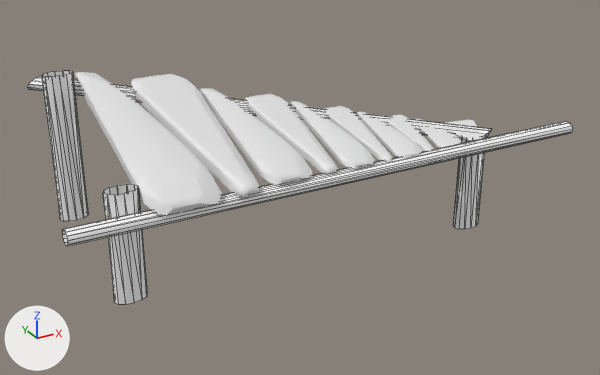
A saved change to the glTF model frontend/public/models/dan_da/dan_da.gltf.
Before and after are seen from a 50 mm camera at (-11.48, -21.0, 10.84) aimed at (-0.29, -0.66, 0.67). Lighting does not change. The marker at lower left points along +X, +Y and +Z. Mesh edges are drawn as thin lines on the coarser meshes. Where no turn or scale is listed for an object, it has been applied to the vertices. Vertices at the same position are counted once.

The first picture shows 'RetopoFlow.001_Normal_Map_0', 'RetopoFlow.001_Normal_Map_0.001', 'RetopoFlow.001_Normal_Map_0.002', 'RetopoFlow.001_Normal_Map_0.003', 'RetopoFlow.001_Normal_Map_0.004', 'RetopoFlow.001_Normal_Map_0.005', 'RetopoFlow.001_Normal_Map_0.006', '_gltfNode_10.001', '_gltfNode_22.001', '_gltfNode_26.001', '_gltfNode_28.001', '_gltfNode_34.001'.
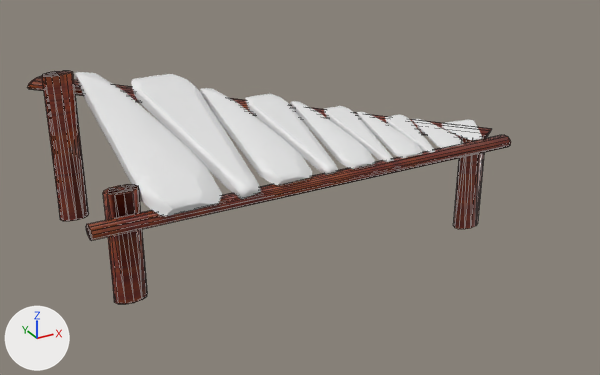
Where the newer file only moved an object's origin or applied its transform, the numbers keep the older frame.

What the commit changed:
Picture 'OIP' (img_oip) is new.
In material 'Material.006' (mat_material_006), base_color is no longer (1.0, 1.0, 1.0), white #ffffff.
In material 'Material.006' (mat_material_006), texture is now set to img_oip.
In material 'wooden' (mat_wooden), base_color is no longer (1.0, 1.0, 1.0), white #ffffff.
In material 'wooden' (mat_wooden), texture is now set to img_oip.
In material 'Material.005' (mat_material_005), base_color is no longer (1.0, 1.0, 1.0), white #ffffff.
In material 'Material.005' (mat_material_005), texture is now set to img_oip.
In material 'Material.004' (mat_material_004), base_color is no longer (1.0, 1.0, 1.0), white #ffffff.
In material 'Material.004' (mat_material_004), texture is now set to img_oip.
Material 'Material.007' (mat_material_007) is new.
Its texture is img_oip.
Its coat weight is 0.5.
Its coat roughness is 0.2.
me_mesh_5_001 is used by ob_gltfnode_10_001; location (-0.14, -3.43, 2.09).
me_mesh_5_001 had 24 vertices, 24 faces and spanned x -7.8..7.8, y -0.3..0.3, z -0.2..0.2.
me_mesh_5_001 now has 24 vertices, 53 faces and spans x -7.3..5.3, y -0.2..0.2, z -0.2..0.2.
me_mesh_5_001 part 1: the whole mesh is rebuilt.
me_mesh_13_001 is used by ob_gltfnode_26_001; location (-6.44, 2.5, 2.03).
me_mesh_13_001 had 24 vertices, 24 faces and spanned x -0.43..0.44, y -0.26..0.26, z -2.26..2.26.
me_mesh_13_001 now has 24 vertices, 54 faces and spans x -0.43..0.44, y -0.26..0.26, z -2.26..2.26.
me_mesh_13_001 part 2: 24 faces spanning x -0.43..0.44, y -0.26..0.26, z -2.26..2.26 switch from mat_material_003 (white #ffffff) to mat_material_004 (picture img_oip).
me_mesh_17_001 has 24 vertices, 24 faces and spans x -0.44..0.44, y -0.26..0.26, z -1.51..1.51.
me_mesh_17_001 no longer uses material mat_material_004 (white #ffffff).
me_mesh_17_001 now uses material mat_material_007 (picture img_oip).

Boxes [x1, y1, x2, y2] around the edits, measured in the pictures (600 x 375 px):
'_gltfNode_10.001', surface changed, reshaped (grey to brown, 17% narrower, 15% shorter): before [62, 121, 573, 246]; after [86, 135, 511, 241]
'_gltfNode_26.001', surface changed, reshaped (grey to brown): [42, 71, 89, 221] in both
'_gltfNode_22.001', surface changed (grey to brown): [103, 184, 147, 304] in both
'_gltfNode_34.001', surface changed, recoloured (grey to brown): [454, 136, 486, 229] in both
'_gltfNode_28.001', surface changed (white to brown): [27, 76, 492, 139] in both
part 2 of me_mesh_13_001, recoloured (grey to brown): [42, 72, 89, 221] in both
